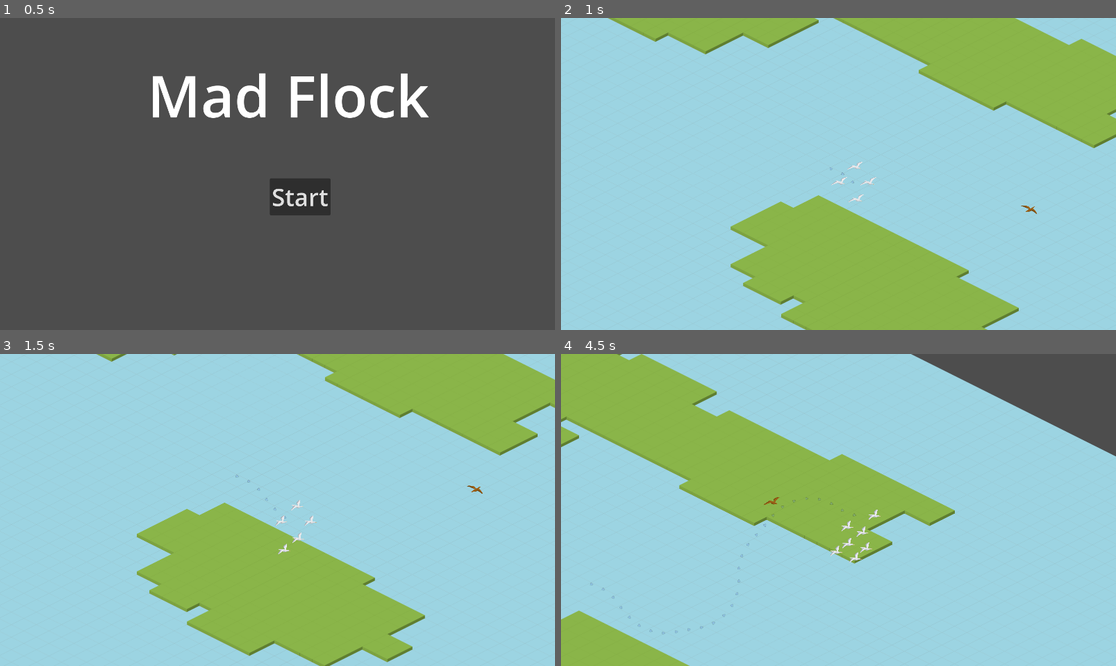
Above: before the commit, frames 1-4 (two rows, left to right).
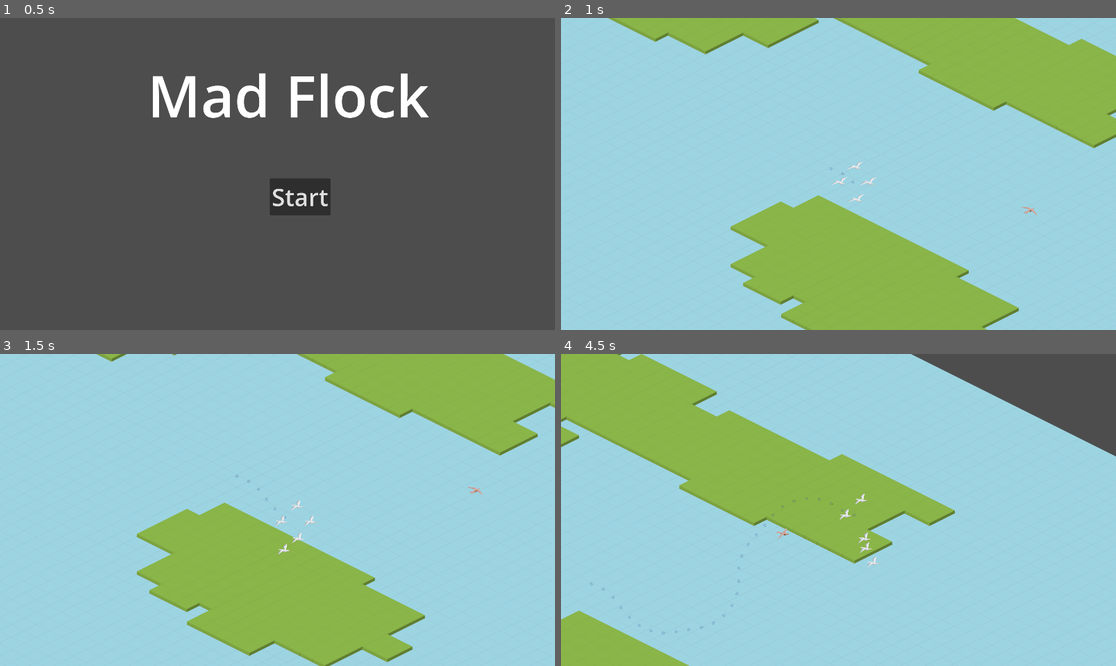
Above: after the commit, the same moments.

Repository: namatoj/nordicgamejam2024_seagull
Game: Godot game, scene res://scenes/title_screen.tscn
Same seed, same stepped clock (60 frames per second), same inputs: the game is played once before the commit and once after it.
Inputs (mouse positions are in pixels of both pictures, inside the frame that each line leads up to):
- Up to frame 1 (0.5 s): no input
- Up to frame 2 (1 s): click "Start" at 0.5 s
- Up to frame 3 (1.5 s): move the mouse to (399, 494) at 1.27 s; tap Space (Action) at 1.35 s
- Up to frame 4 (4.5 s): move the mouse to (727, 525) at 2.02 s; tap Space (Action) every 0.75 s from 2.1 to 4.35 s; move the mouse to (894, 441) at 2.77 s; move the mouse to (810, 572) at 3.52 s; move the mouse to (1005, 556) at 4.27 s

Frame 1 is identical in both runs. In frame 2, less than 0.1% of the frame differs, in the area x 82-86%, y 60-64%; in frame 3, less than 0.1%; in frame 4, 0.3%, in the area x 36-58%, y 44-69%.

Commit message:
minor adjustments

Diff:
--- a/entities/raptor/raptor.gd
+++ b/entities/raptor/raptor.gd
@@ -74,8 +74,9 @@
 	# Slow down, then speed up quickly, fly for a bit, then slow down again
 	tween.tween_property(flight_manager, "rotation_speed", 4, 0.01)
 	tween.tween_property(flight_manager, "speed", 50, 0.5)
-	tween.tween_interval(1)
-	tween.tween_property(flight_manager, "rotation_speed", 0.5, 0.01)
+	tween.tween_interval(0.75)
+	tween.tween_property(flight_manager, "rotation_speed", 0.25, 0.01)
+	tween.tween_interval(0.25)
 	tween.tween_property(flight_manager, "speed", 1400, 0.1)
 	tween.tween_interval(0.5)
 	tween.tween_property(flight_manager, "speed", 100, 1)
@@ -90,7 +91,7 @@
 	var target_position = target.global_position
 	var distance = target_position.distance_to(global_position)
 	var time_to_reach = distance / 400
-	return target_position + target_velocity * (time_to_reach + 0.5)
+	return target_position + target_velocity * time_to_reach
 
 func _on_attack_complete():
 	can_attack = true
--- a/entities/raptor/raptor.tscn
+++ b/entities/raptor/raptor.tscn
@@ -14,7 +14,7 @@
 script = ExtResource("1_0kv3s")
 
 [node name="AnimationManager" parent="." instance=ExtResource("1_3lcgo")]
-modulate = Color(0.68, 0.41684, 0.0952, 1)
+sprite_name = "falcon"
 
 [node name="DetectionRadius" type="Area2D" parent="."]
 
Not shown, added: art/falcon/falcon_0.png.import
Not shown, added: art/falcon/falcon_1.png.import
Not shown, added: art/falcon/falcon_10.png.import
Not shown, added: art/falcon/falcon_11.png.import
Not shown, added: art/falcon/falcon_12.png.import
Not shown, added: art/falcon/falcon_13.png.import
Not shown, added: art/falcon/falcon_14.png.import
Not shown, added: art/falcon/falcon_15.png.import
Not shown, added: art/falcon/falcon_2.png.import
Not shown, added: art/falcon/falcon_3.png.import
Not shown, added: art/falcon/falcon_4.png.import
Not shown, added: art/falcon/falcon_5.png.import
(and 12 more such lines)
